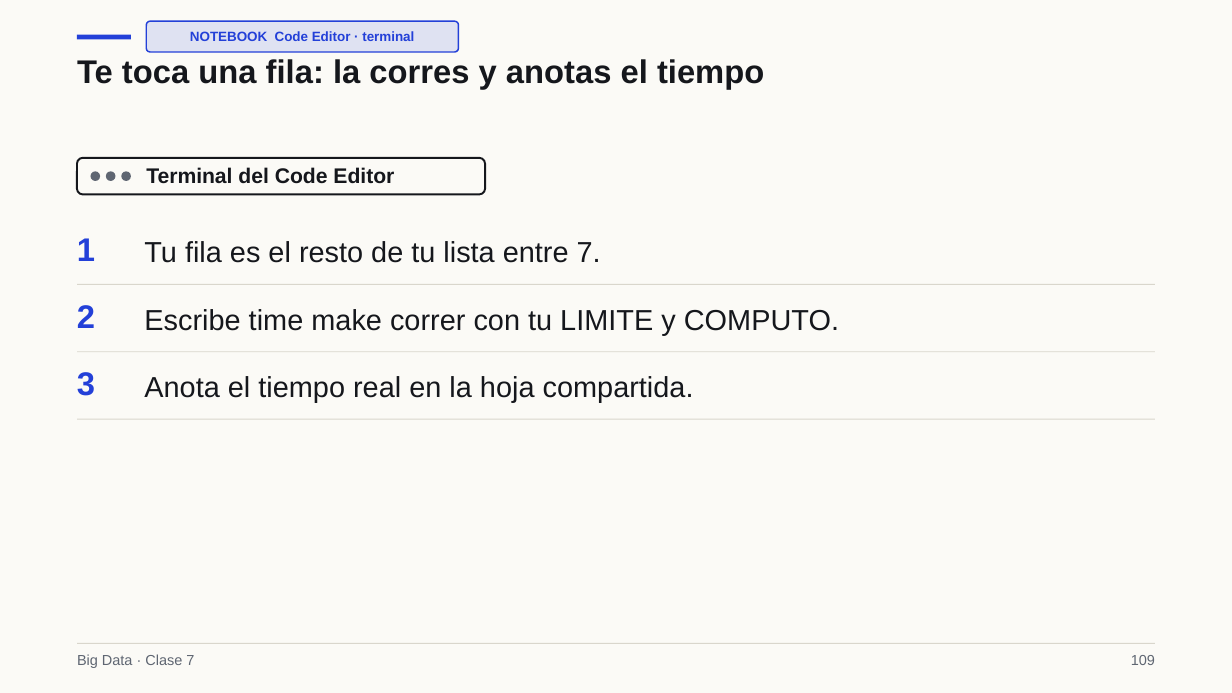
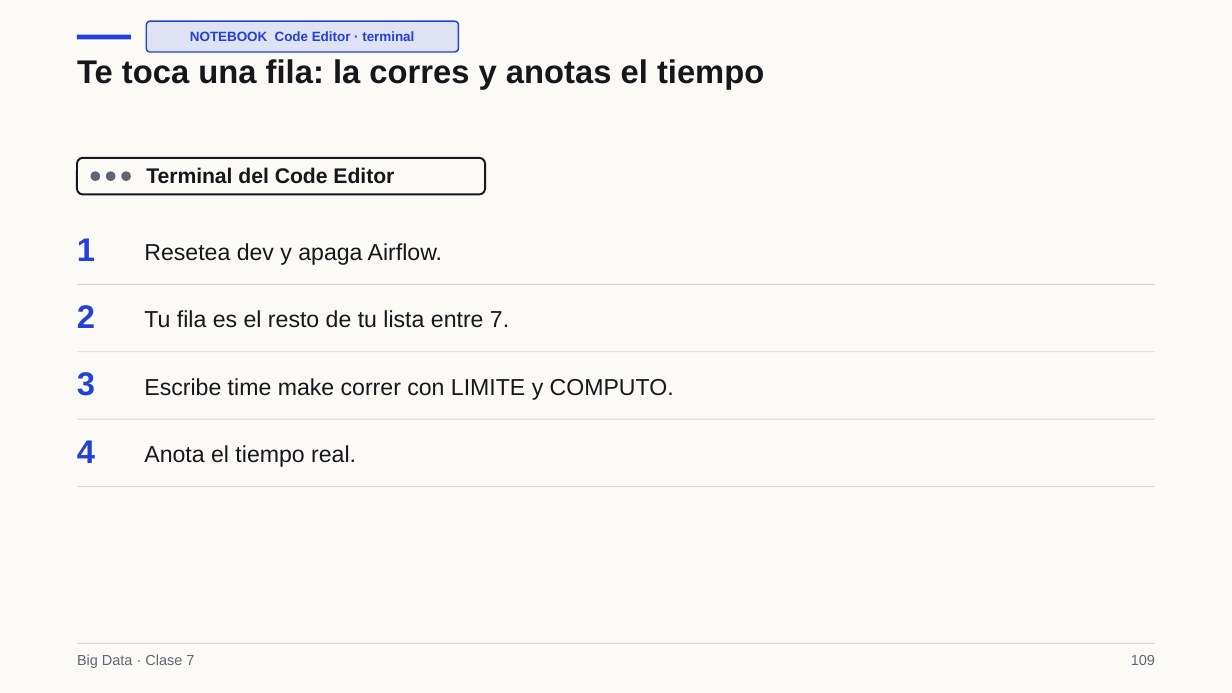
Before and after one commit to Apaezc/bigdata-udem-2026, a slide deck: slide 109 of curso/clase07/deck/slides.pptx. Drawn at 1232x693 pixels with LibreOffice and Linux fonts; fonts in the diff are those of the drawing. Boxes give left, top, right and bottom in pixels: in the first picture for what was removed or moved away, otherwise in the second. Text is boxed around its words. In the diff, an @@ line names an element or a change of style, - is before the commit and + after.

```diff
--- a/curso/clase07/deck/slides.pptx
+++ b/curso/clase07/deck/slides.pptx
@@ text added at (144,243,442,265), 18 pt, text #15171C @@
+Resetea dev y apaga Airflow.
@@ text "Tu fila es el resto ...": place and size @@
-text "Tu fila es el resto ..." at (144,241,601,263)
+text "Tu fila es el resto ..." at (144,310,509,328)
@@ text "Tu fila es el resto ..." at (144,310,509,328): size 22.5 to 18 pt; line spacing 27pt to 21.6pt @@
@@ text at (144,378,674,400): text changed; size 22.5 to 18 pt @@
-Escribe time make correr con tu LIMITE y COMPUTO.
+Escribe time make correr con LIMITE y COMPUTO.
@@ text added at (77,440,95,463), 25.5 pt, text #2340D8, bold @@
+4
@@ text at (144,445,356,467): text changed; size 22.5 to 18 pt @@
-Anota el tiempo real en la hoja compartida.
+Anota el tiempo real.
@@ rectangle added at (77,486,1155,487), fill #D9D6CC @@
```
Also in this commit, not shown: 12 other slides changed, 16 slides removed, 16 other files.
